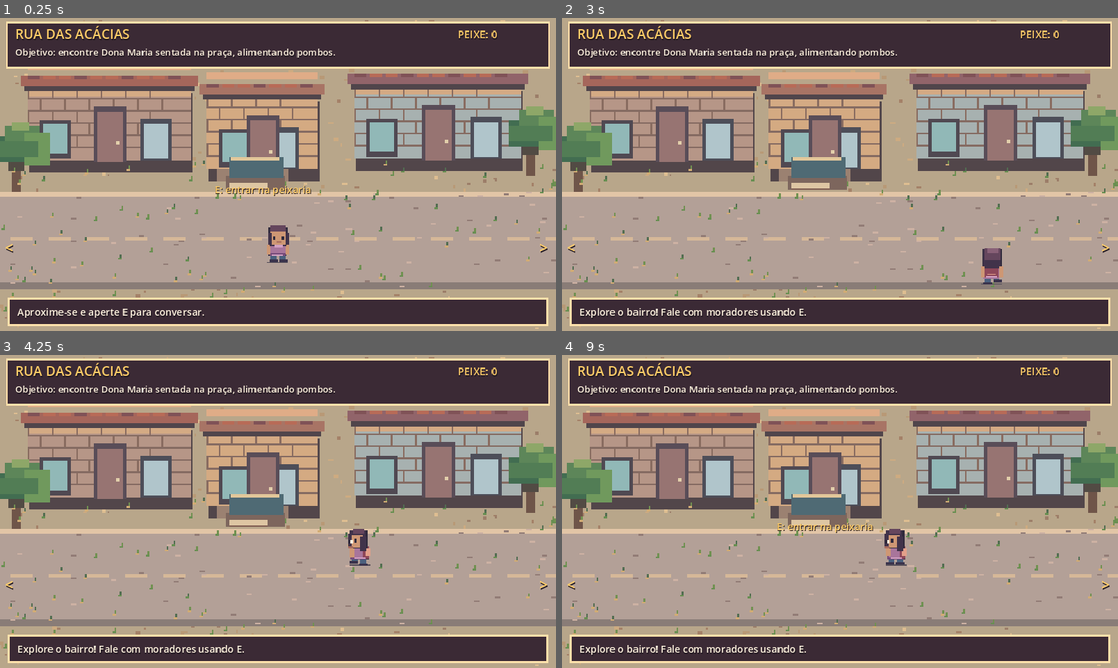
Above: before the commit, frames 1-4 (two rows, left to right).
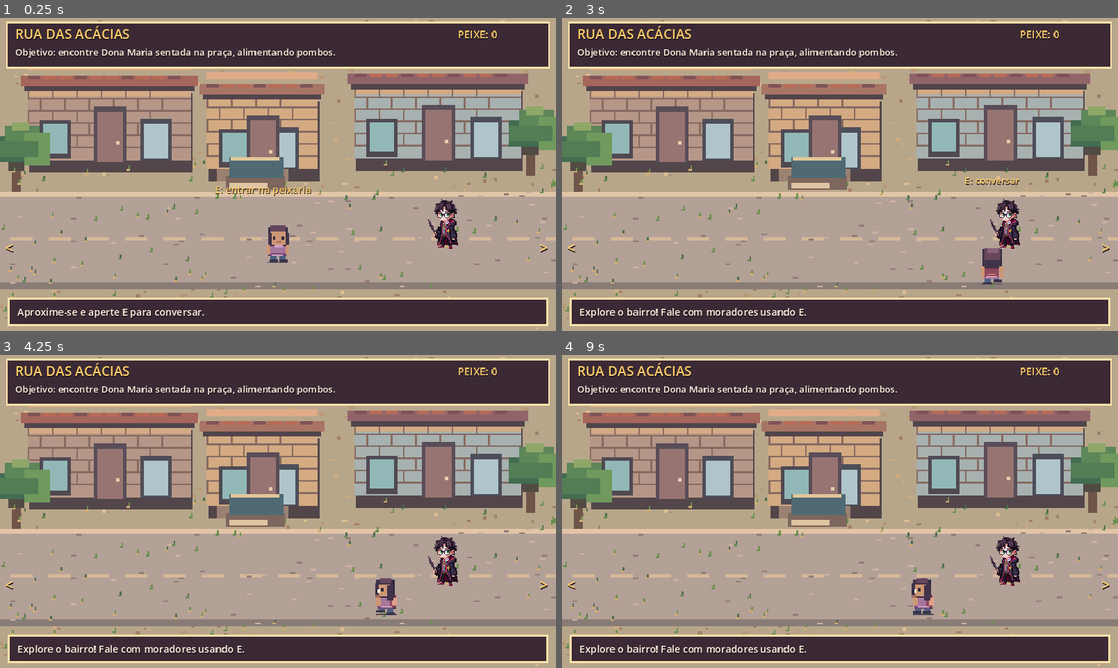
Above: after the commit, the same moments.

Repository: alan102168/caminho-de-casa
Game: Godot game, scene res://scenes/main.tscn
Two runs of this game, one before a commit and one after it. Both use one fixed random seed, a clock stepped at 60 frames per second and the inputs below.
Inputs:
- Up to frame 1 (0.25 s): no input
- Up to frame 2 (3 s): tap Enter at 0.5, 2.1 s; hold D 0.53-1.28 s; tap E at 0.6, 1.35, 2.3 s; tap Space at 0.77, 1.52, 2 s; hold S 1.28-2.03 s; hold D 2.03-2.78 s; hold W from 2.78 s (still down); tap Keypad Enter at 2.85 s
- Up to frame 3 (4.25 s): tap Space at 3.02, 3.77 s; tap E at 3.05, 3.8 s; release W at 3.53 s; hold A from 3.53 s (still down); tap Z at 3.6 s
- Up to frame 4 (9 s): tap J at 4.35, 8.85 s; tap Space at 4.52, 5.75, 6.02, 6.77, 7.25, 7.52 s; tap E at 4.55, 5.1, 5.85, 6.8, 7.55, 8.3 s; tap Enter at 5, 6.5, 6.6 s; release A at 5.03 s; hold S 5.03-5.78 s; hold D 5.78-6.53 s; hold W 6.53-7.28 s; hold D 7.28-8.03 s; tap Keypad Enter at 7.35 s; hold S 8.03-8.78 s; tap Z at 8.1 s; hold A from 8.78 s (still down)

The runs differ from the first frame. In frame 1, 0.5% of the frame differs, in the area x 77-83%, y 57-74%; in frame 2, 0.6%; in frame 3, 1.3%; in frame 4, 1.5%, in the area x 38-83%, y 53-84%.

Commit message:
feat: adicionar NPC visitante com sprite pixel art enviado pelo criador

Diff:
--- a/scripts/main.gd
+++ b/scripts/main.gd
@@ -21,6 +21,8 @@
 var peixeiro: Texture2D = preload("res://assets/pixel/seu_ze.svg")
 var mingau: Texture2D = preload("res://assets/pixel/mingau.svg")
 var pombo: Texture2D = preload("res://assets/pixel/pombo.svg")
+# Personagem novo enviado pelo criador do jogo (sprite PNG transparente).
+var visitante: Texture2D = preload("res://assets/pixel/visitante.png")
 var filhotes: Texture2D = preload("res://assets/pixel/filhotes.svg")
 
 # Cada cena é uma área separada. Use as saídas nas bordas para viajar.
@@ -38,6 +40,7 @@
 const POS_MARIA = Vector2(490, 290)
 const POS_PEIXEIRO = Vector2(479, 314)
 const POS_MINGAU = Vector2(826, 346)
+const POS_VISITANTE = Vector2(765, 355)
 var salas: Dictionary = {
 	"rua": {"nome": "Rua das Acácias", "esquerda": "praca", "direita": "viela", "cima": "peixaria"},
 	"praca": {"nome": "Praça da Figueira", "direita": "rua"},
@@ -261,6 +264,13 @@
 
 
 func interagir() -> void:
+	if sala == "rua" and posicao.distance_to(POS_VISITANTE) < 91.0:
+		dialogo([
+			"Garota: Oi! Gostei da sua fantasia!",
+			"Visitante: Valeu! Hoje vai ter um encontro de cosplay por aqui.",
+			"Visitante: Tá procurando alguém? A Dona Maria costuma ficar na praça, à esquerda."
+		], "")
+		return
 	if sala == "rua" and posicao.distance_to(ENTRADA_PEIXARIA) < 86.0:
 		mudar_area("peixaria", Vector2(481, 421))
 		return
@@ -458,6 +468,10 @@
 
 func desenhar_mundo() -> void:
 	draw_texture_rect(fotos[sala], Rect2(0, 0, 960, 540), false)
+	if sala == "rua":
+		retrato(visitante, POS_VISITANTE, Vector2(60, 91))
+		if posicao.distance_to(POS_VISITANTE) < 100.0:
+			escrever("E: conversar", 695, 286, 16, COR_SELECAO)
 	if sala == "praca":
 		# Dona Maria sentada no banco da praça; pombos se movimentam perto da comida.
 		retrato(maria, Vector2(489, 285), Vector2(53, 59))
Binary file added: assets/pixel/visitante.png
